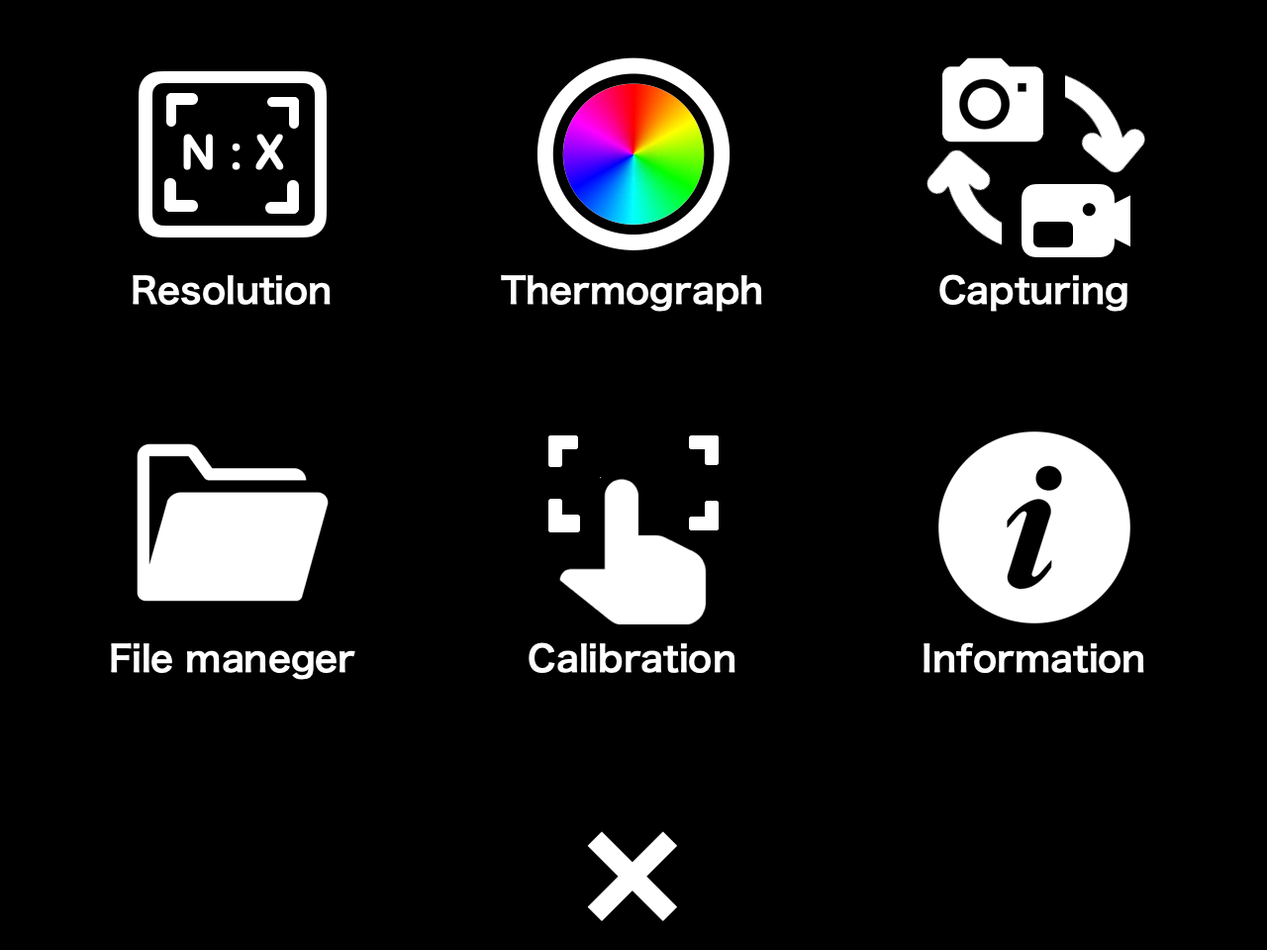
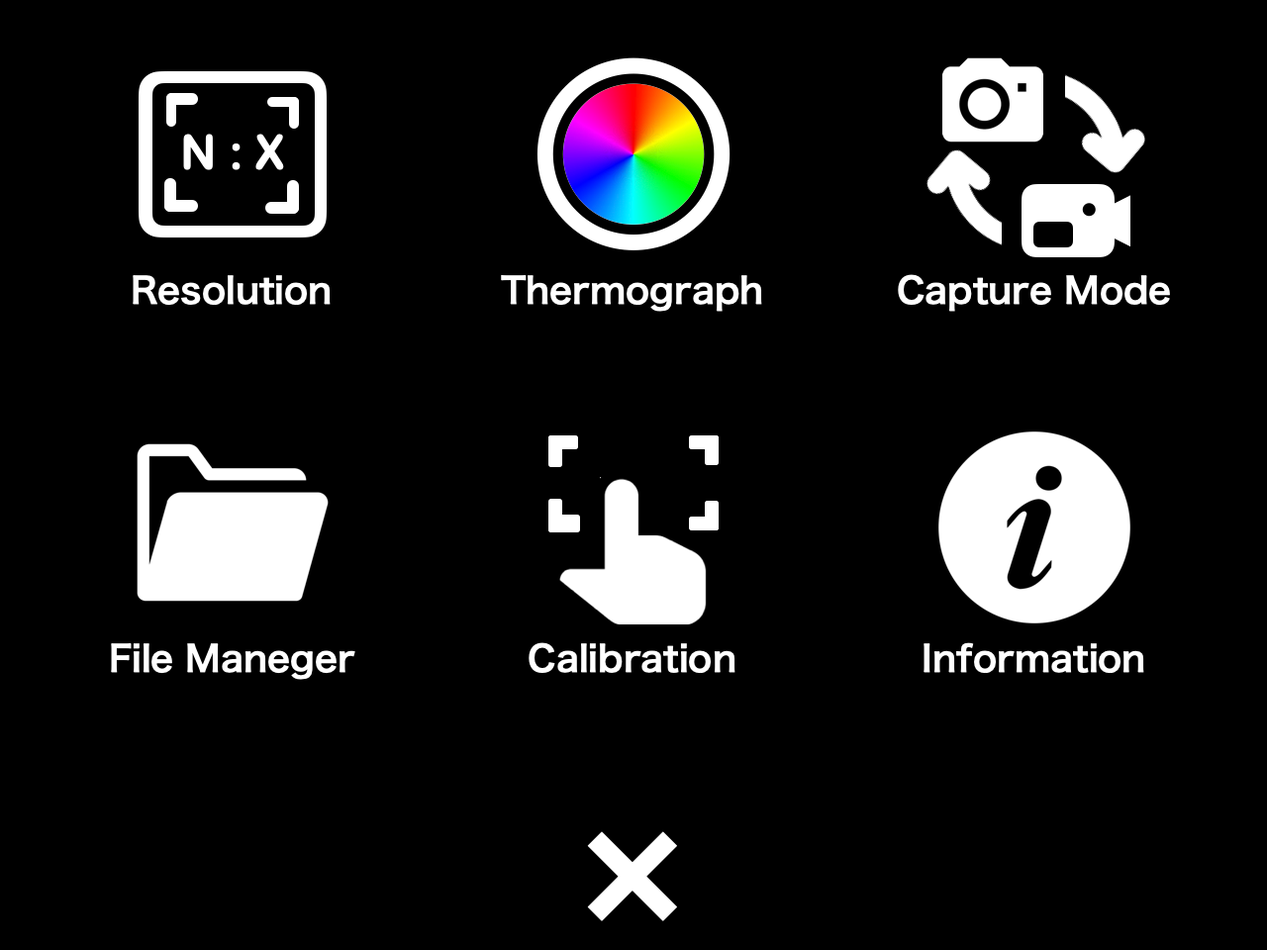
Layers edited between the first and the second 1267px x 950px image:
painted on "Layer 1" over [186, 274, 1170, 680]
